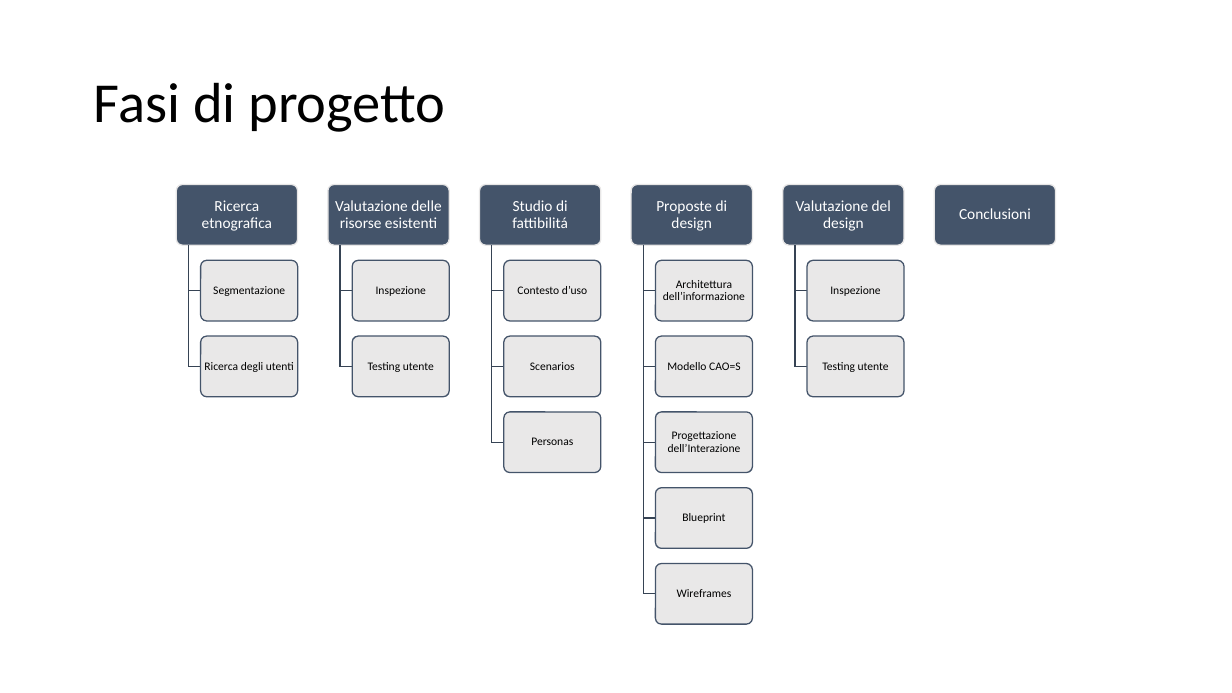
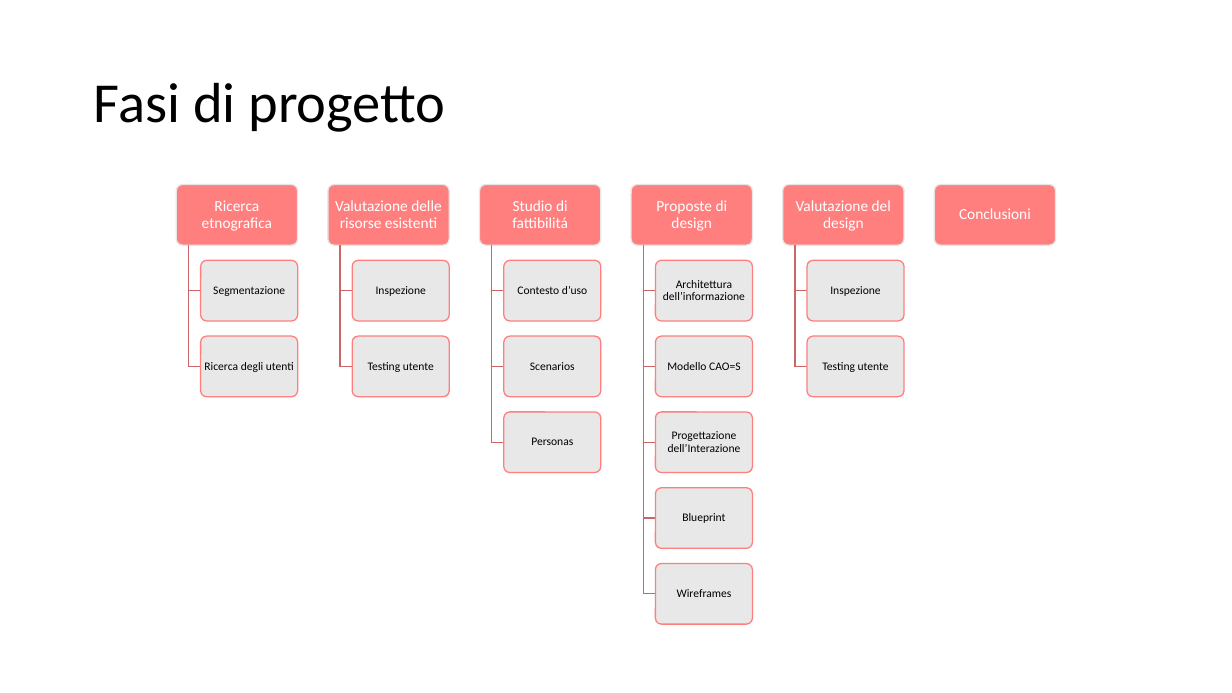
Before and after one commit to MarcoTomasone/Gioco.it-Redesign, a slide deck: slide 3 of Consegna/ProjectHighlights.pptx. Drawn at 1232x693 pixels with LibreOffice and Linux fonts; fonts in the diff are those of the drawing. Boxes give left, top, right and bottom in pixels: in the first picture for what was removed or moved away, otherwise in the second. Text is boxed around its words. In the diff, an @@ line names an element or a change of style, - is before the commit and + after.

```diff
--- a/Consegna/ProjectHighlights.pptx
+++ b/Consegna/ProjectHighlights.pptx
@@ fill #44546A to #FF7F7F in 6 elements at [177,185,298,246], [328,185,449,246], [480,185,601,246], [631,185,752,246], [783,185,904,246], [934,185,1055,246] @@
@@ outline #364355 1 pt to #CC6666 1 pt in 14 elements at [189,245,201,290], [189,245,201,366], [340,245,352,290], [340,245,352,366], [492,245,504,290], [492,245,504,366], [492,245,504,442], [643,245,655,290], [643,245,655,366], [643,245,655,442], [643,245,655,518], [643,245,655,593], [795,245,807,290], [795,245,807,366] @@
@@ outline #44546A 1 pt to #FF7F7F 1 pt in 14 elements at [201,261,298,322], [201,336,298,397], [352,261,449,322], [352,336,449,397], [504,261,601,322], [504,336,601,397], [504,412,601,473], [655,261,752,322], [655,336,752,397], [655,412,752,473], [655,488,752,549], [655,564,752,625], [807,261,904,322], [807,336,904,397] @@
```
Also in this commit, not shown: 7 other slides changed, 3 slides added.
